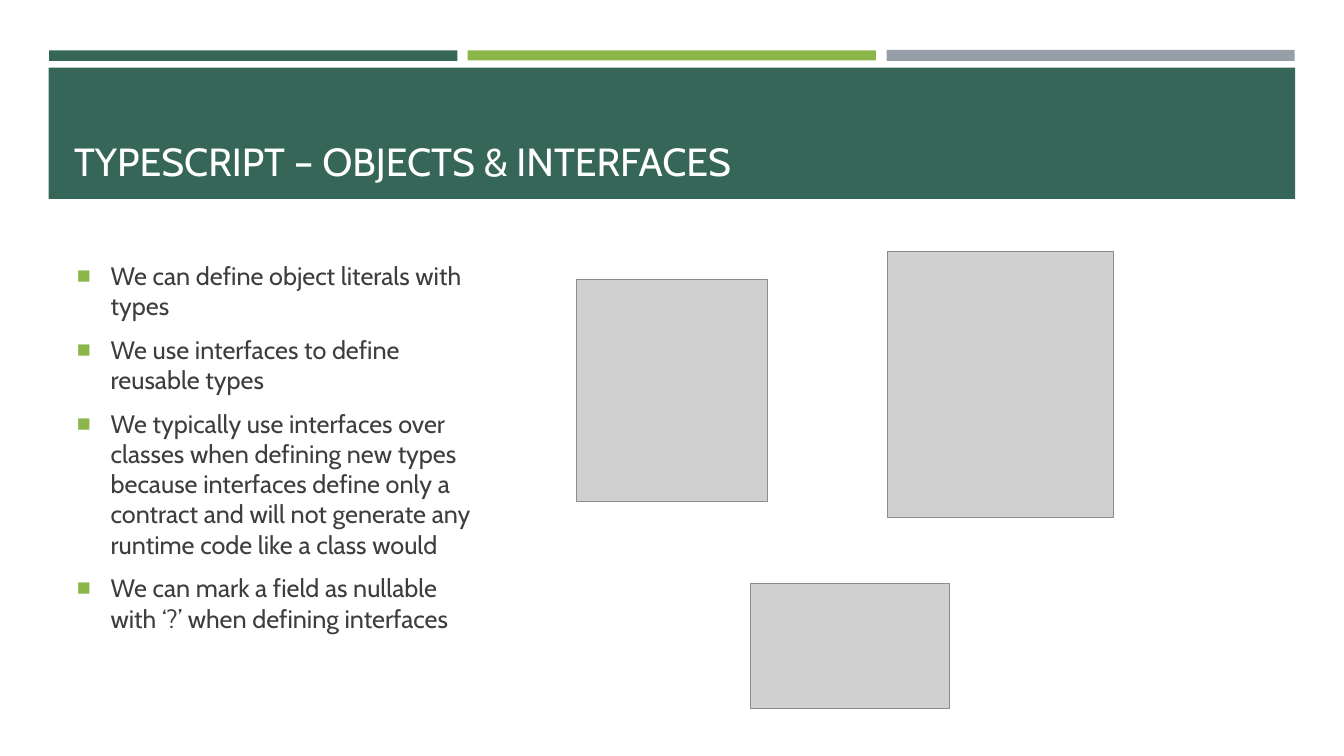
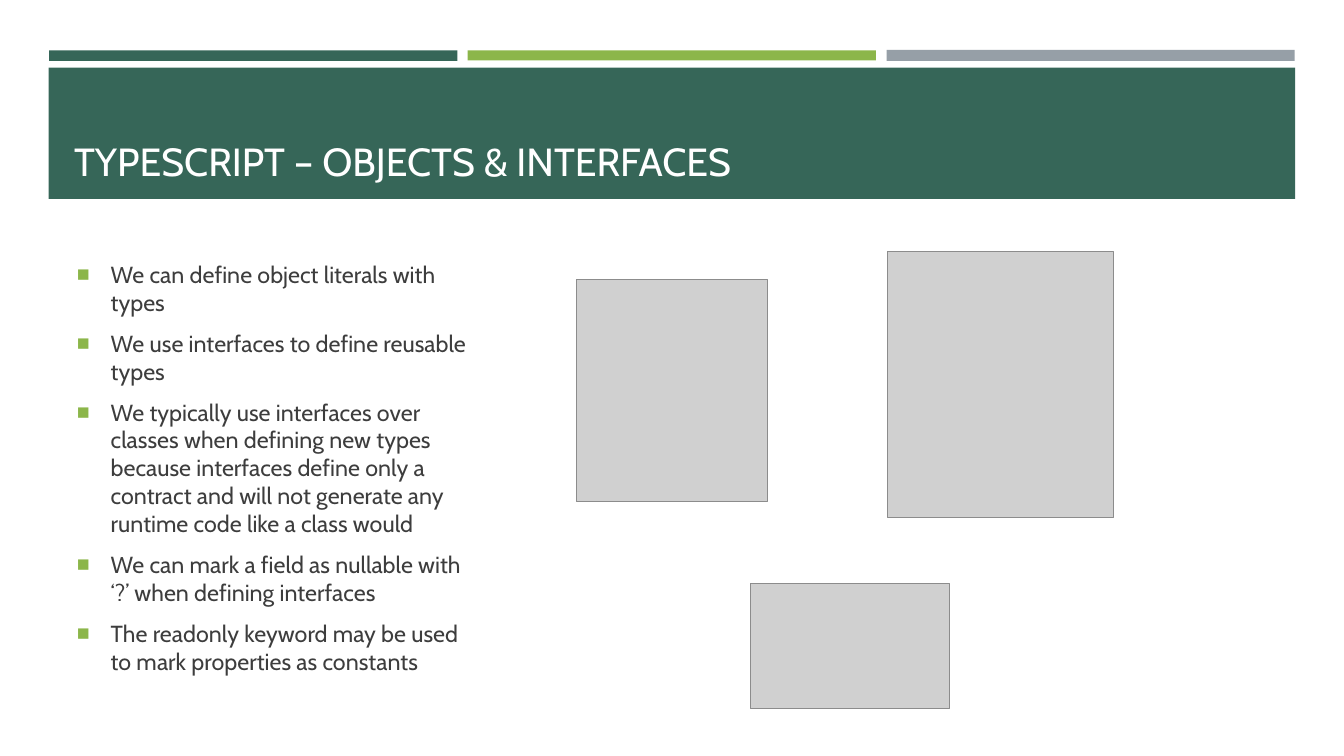
Before and after one commit to e-m-wilson/java-fs, a slide deck: slide 5 of Week_5/Typescript.pptx. Drawn at 1344x756 pixels with LibreOffice and Linux fonts; fonts in the diff are those of the drawing; grey boxes stand for pictures. Boxes give left, top, right and bottom in pixels: in the first picture for what was removed or moved away, otherwise in the second. Text is boxed around its words. In the diff, an @@ line names an element or a change of style, - is before the commit and + after.

```diff
--- a/Week_5/Typescript.pptx
+++ b/Week_5/Typescript.pptx
@@ text at (x1=111, y1=265, x2=465, y2=607): size 18 to 16.6 pt in "We can define object literals with types", "We use interfaces to define reusable types", "We typically use interfaces over classes when ...", "We can mark a field as nullable ..." @@
@@ text at (x1=111, y1=624, x2=458, y2=676): paragraph added @@
+■ The readonly keyword may be used to mark properties as constants
```
Also in this commit, not shown: 1 other slide changed, 1 slide added, 4 other files.
